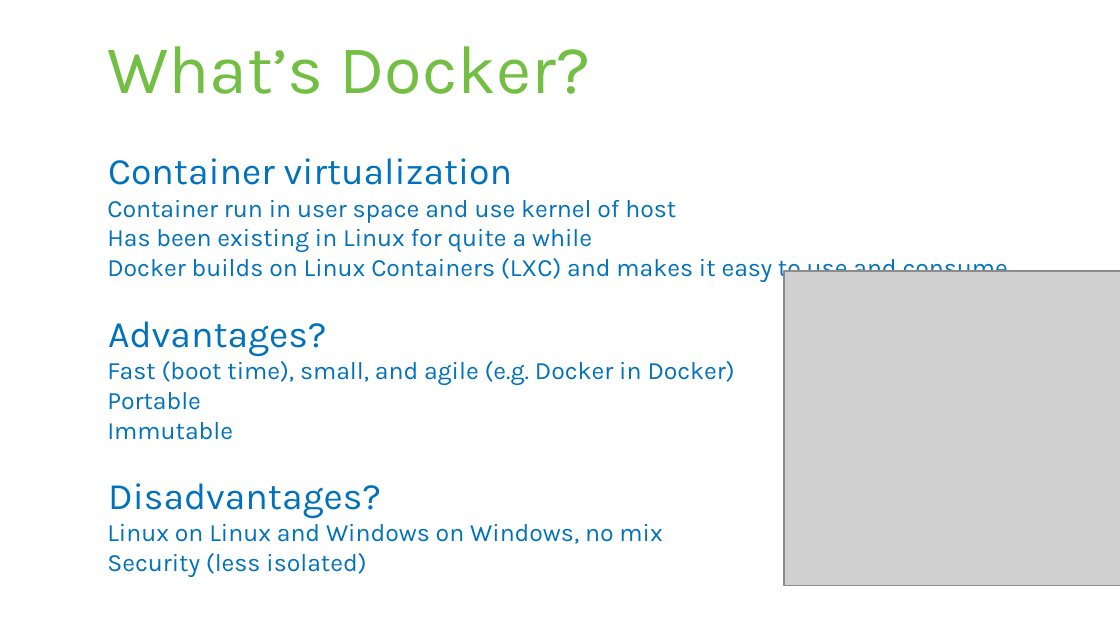
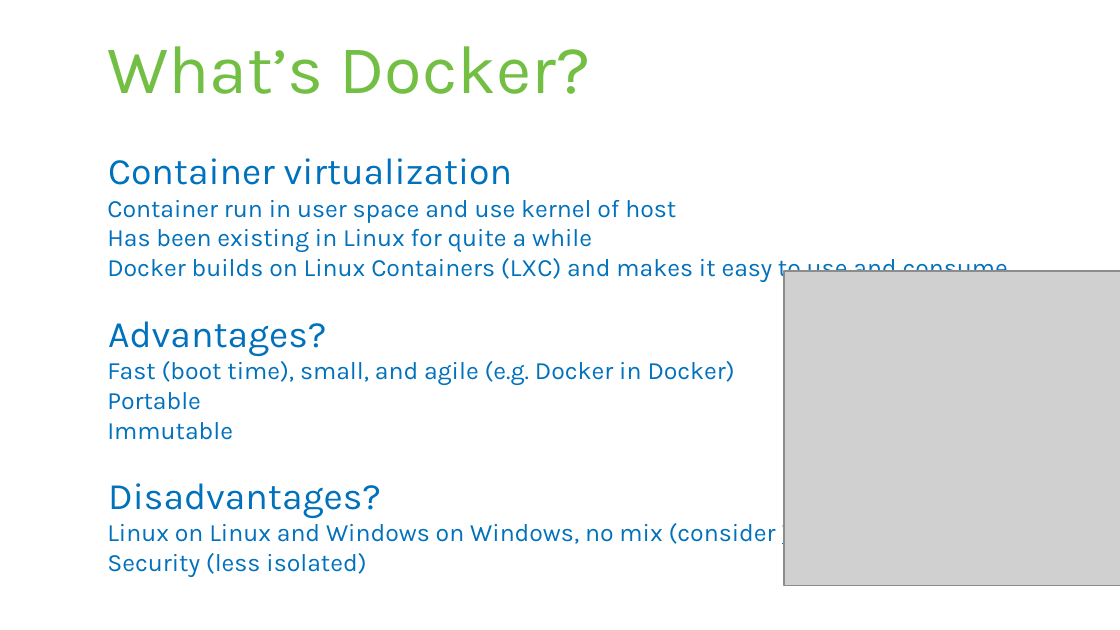
Before and after one commit to rstropek/DockerVS2015Intro, a slide deck: slide 5 of slides/Docker-Workshop.pptx. Drawn at 1120x630 pixels with LibreOffice and Linux fonts; fonts in the diff are those of the drawing; grey boxes stand for pictures. Boxes give left, top, right and bottom in pixels: in the first picture for what was removed or moved away, otherwise in the second. Text is boxed around its words. In the diff, an @@ line names an element or a change of style, - is before the commit and + after.

```diff
--- a/slides/Docker-Workshop.pptx
+++ b/slides/Docker-Workshop.pptx
@@ text at (x1=107, y1=519, x2=854, y2=547): text changed @@
-  Linux on Linux and Windows on Windows, no mix
+  Linux on Linux and Windows on Windows, no mix (consider WSL2)
```
Also in this commit, not shown: 4 other slides changed.
